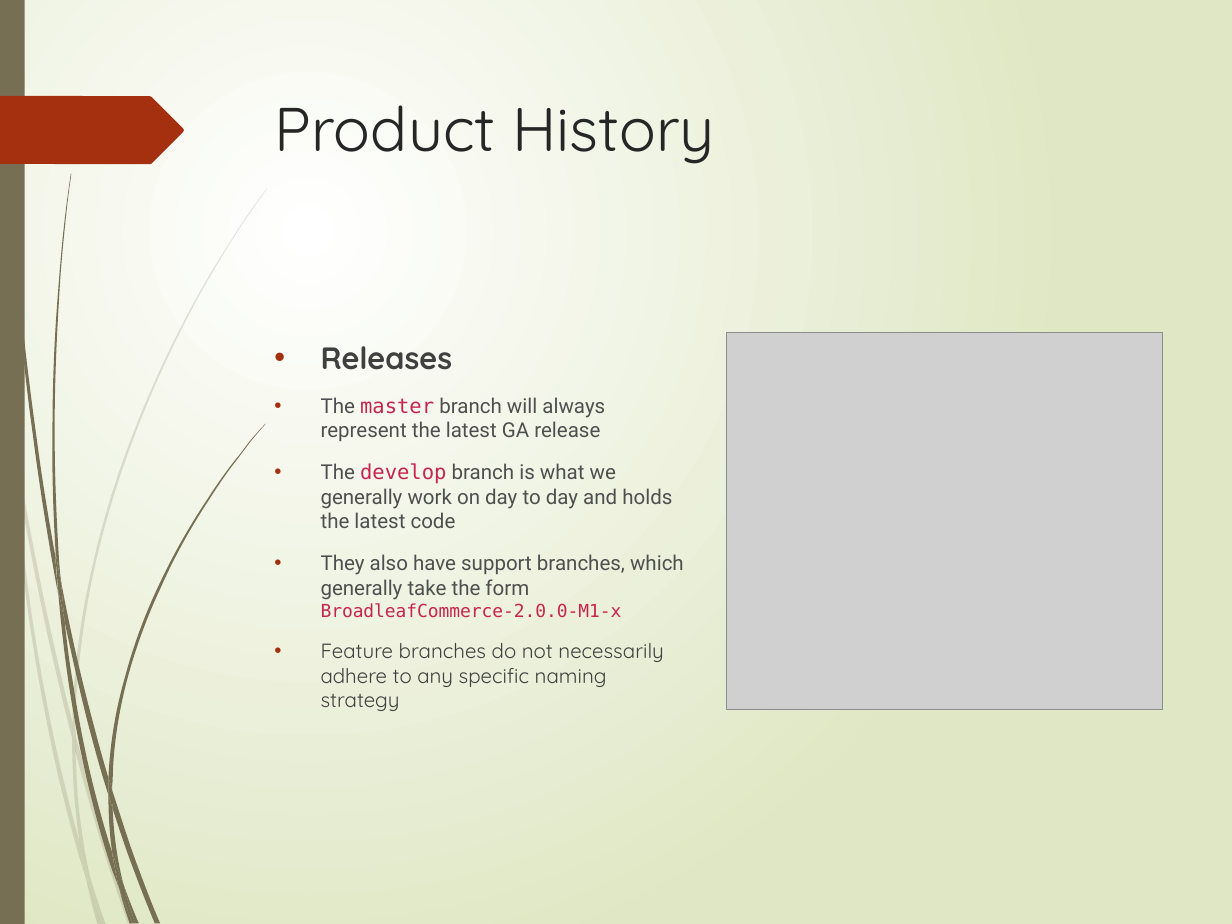
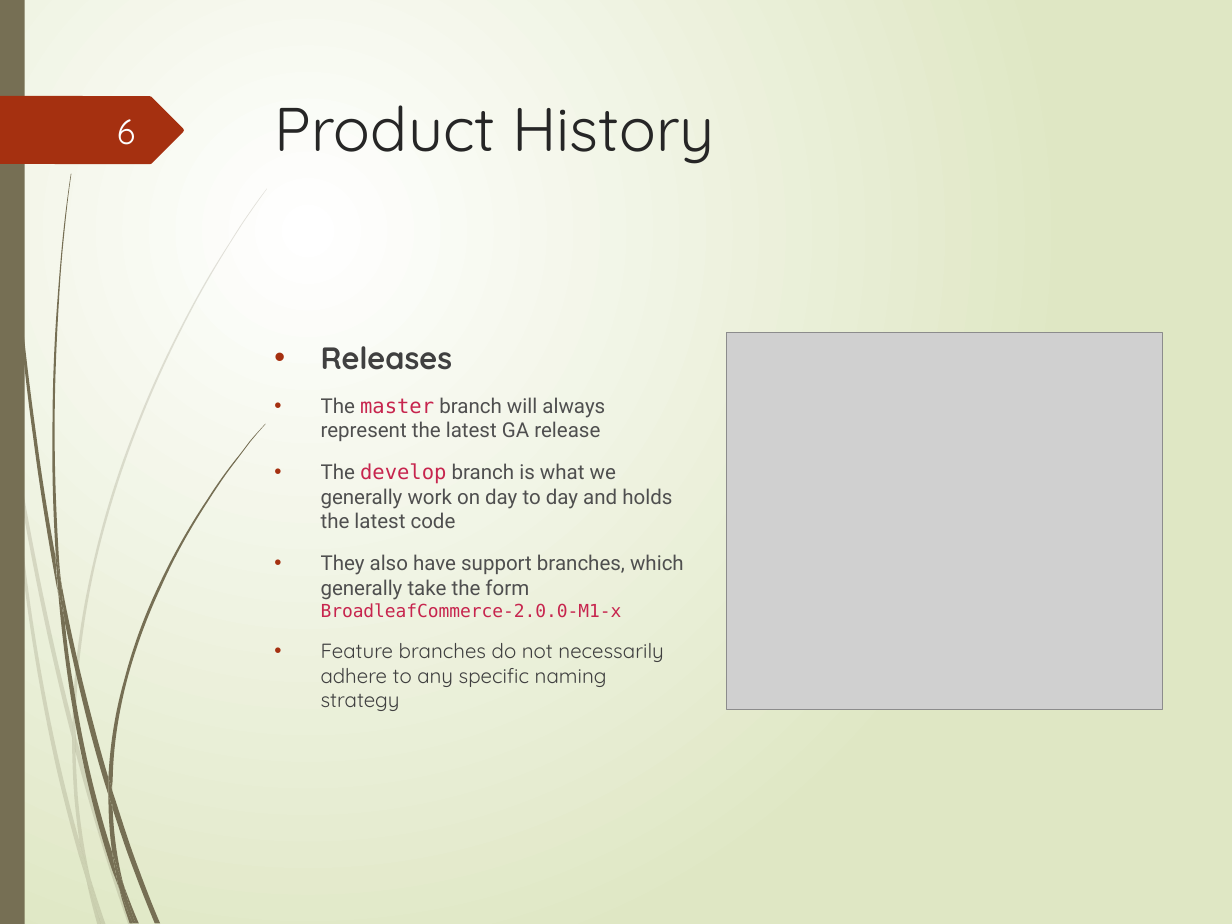
Before and after one commit to proliuxz/SME, a slide deck: slide 6 of Broadleaf.pptx (slide 5 before the commit). Drawn at 1232x924 pixels with LibreOffice and Linux fonts; fonts in the diff are those of the drawing; grey boxes stand for pictures. Boxes give left, top, right and bottom in pixels: in the first picture for what was removed or moved away, otherwise in the second. Text is boxed around its words. In the diff, an @@ line names an element or a change of style, - is before the commit and + after.

```diff
--- a/Broadleaf.pptx
+++ b/Broadleaf.pptx
@@ page number added at [117, 119, 135, 145], 20 pt, text #FEFFFF @@
+6
```
Also in this commit, not shown: 7 other slides changed, 6 slides added.
